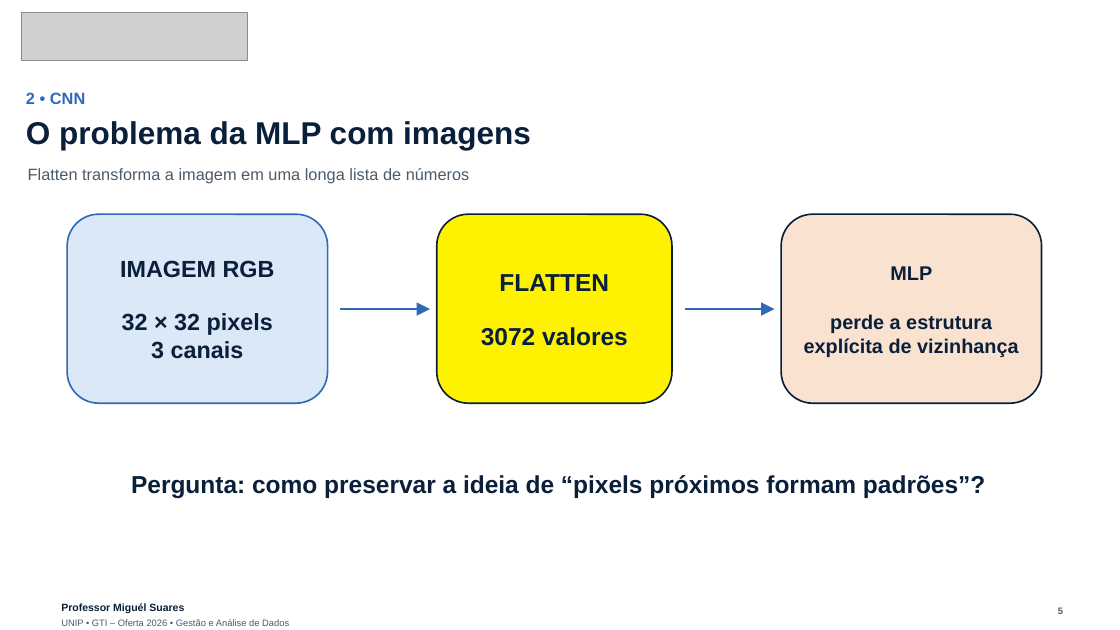
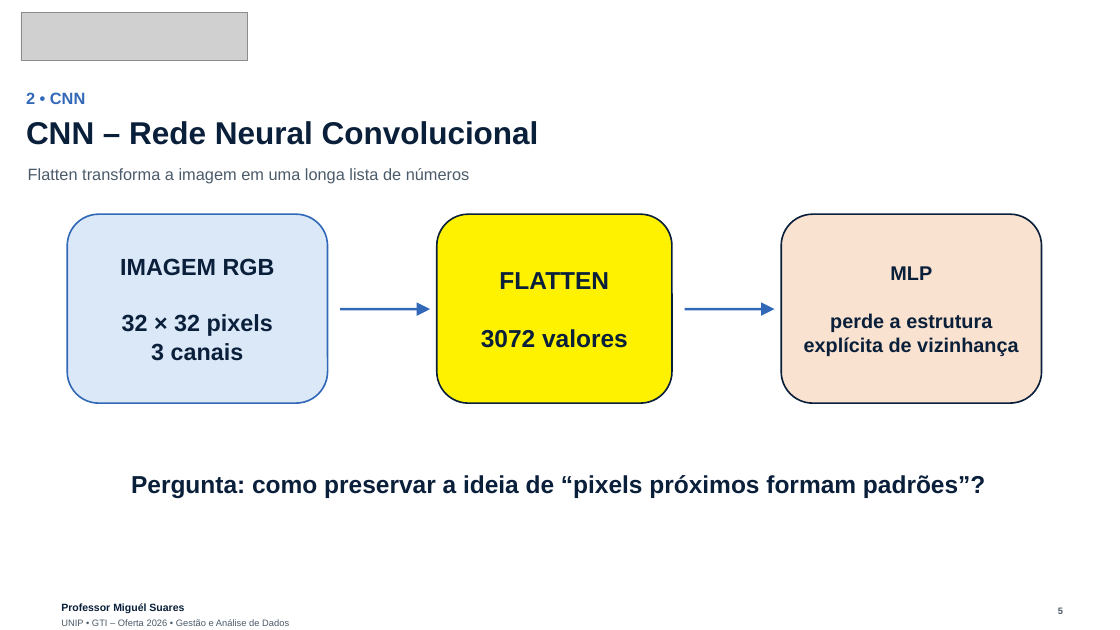
Before and after one commit to miguel7penteado/2026-2-gestao-e-analise-de-dados, a slide deck: slide 7 of slides/10-aula10/Aula_10_CNN_ResNet_Transformers_LLM_CIFAR10.pptx (slide 5 before the commit). Drawn at 1120x630 pixels with LibreOffice and Linux fonts; fonts in the diff are those of the drawing; grey boxes stand for pictures. Boxes give left, top, right and bottom in pixels: in the first picture for what was removed or moved away, otherwise in the second. Text is boxed around its words. In the diff, an @@ line names an element or a change of style, - is before the commit and + after.

```diff
--- a/slides/10-aula10/Aula_10_CNN_ResNet_Transformers_LLM_CIFAR10.pptx
+++ b/slides/10-aula10/Aula_10_CNN_ResNet_Transformers_LLM_CIFAR10.pptx
@@ text removed at (26, 121, 531, 150) @@
-O problema da MLP com imagens
@@ text added at (26, 121, 539, 145), 27 pt, text #0A1F3A, bold @@
+CNN – Rede Neural Convolucional
@@ rounded rectangle "IMAGEM RGB" at (67, 214, 328, 403): proportions changed @@
@@ rounded rectangle "FLATTEN" at (437, 214, 672, 403): proportions changed @@
```
Also in this commit, not shown: 28 other slides changed, 6 slides added, 1 other file.
